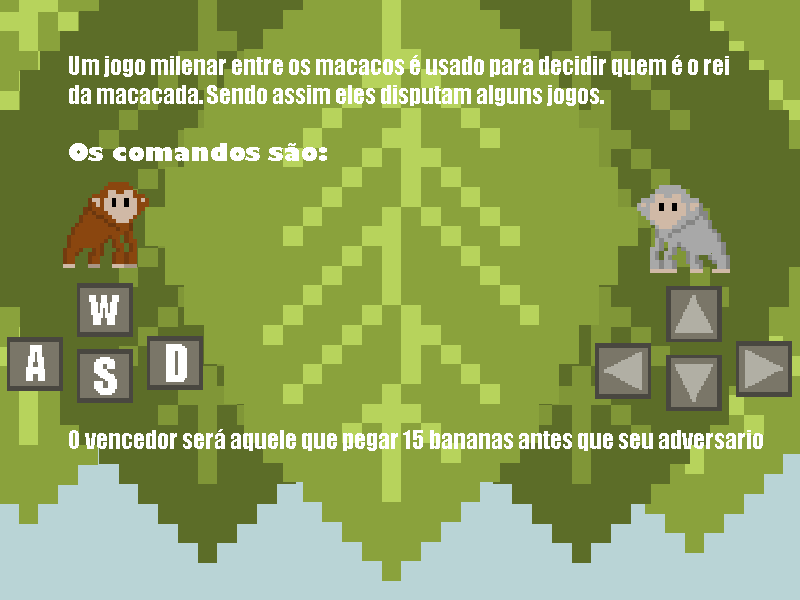
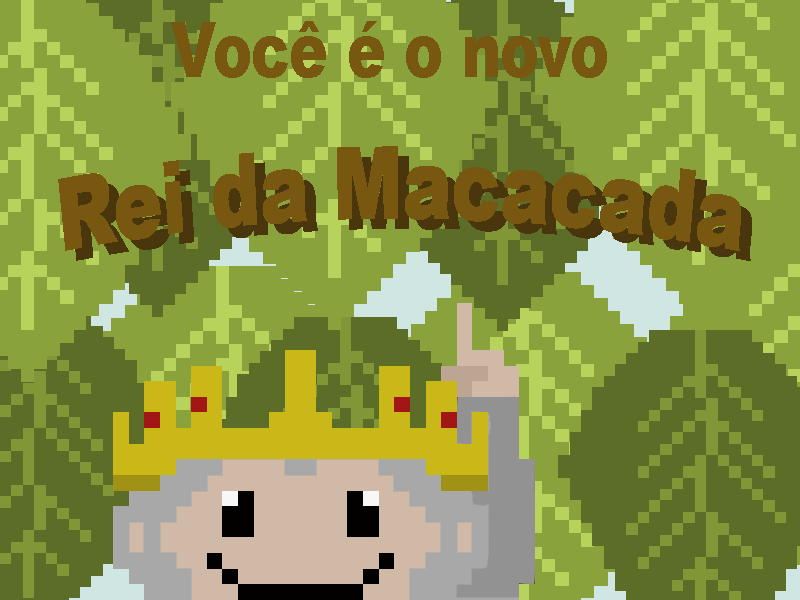
Two versions of the same layered image (800 × 600). Layer-by-layer changes:
added group "Fimjogo" with 17 layers above "Marrom1 copiar 3" over [0, 0, 800, 600]
added layer "Rei da Macacada" (1st of 3, in "Fimjogo") in group "Fimjogo" over [58, 146, 741, 251]
added layer "Rei da Macacada" (2nd of 3, in "Fimjogo") in group "Fimjogo" over [69, 156, 752, 261]
added layer "Coroa" (1st of 2, in "Fimjogo") in group "Fimjogo" over [113, 350, 488, 491]
added layer "Camada 1" in group "Fimjogo" over [113, 303, 535, 600]
added layer "FolhaTutorial copiar 6" in group "Fimjogo" over [535, 0, 800, 317]
added layer "FolhaTutorial copiar 5" in group "Fimjogo" over [171, 0, 498, 330]
added layer "FolhaTutorial copiar 4" in group "Fimjogo" over [0, 0, 191, 382]
added layer "FolhaTutorial cop copiar 7" in group "Fimjogo" over [558, 330, 800, 600]
added layer "FolhaTutorial cop copiar 6" in group "Fimjogo" over [203, 317, 488, 600]
added layer "FolhaTutorial cop copiar 4" in group "Fimjogo" over [360, 0, 645, 331]
added layer "FolhaTutorial cop copiar 3" in group "Fimjogo" over [15, 0, 300, 317]
added layer "FolhaTutorial copiar 9" in group "Fimjogo" over [657, 199, 800, 565]
added layer "FolhaTutorial copiar 8" in group "Fimjogo" over [359, 272, 686, 600]
added layer "FolhaTutorial copiar 7" in group "Fimjogo" over [59, 266, 386, 600]
added layer "Macaco Branco" in group "Fimjogo" over [0, 0, 800, 600]
hid "Um jogo milenar entre os macacos é usado para decidir quem é o" over [69, 55, 763, 451]
hid "FolhaTutorial" over [145, 0, 638, 581]
hid "FolhaTutorial cop copiar" over [335, 0, 800, 563]
hid "FolhaTutorial cop" over [0, 0, 454, 563]
hid "FolhaTutorial copiar 2" over [0, 0, 275, 524]
hid "FolhaTutorial copiar" over [448, 0, 800, 553]
hid "Ceu" over [0, 0, 800, 600]
hid "Plano de Fundo" over [0, 0, 800, 600]
…and 12 more changes (2 added, 10 visibility)
